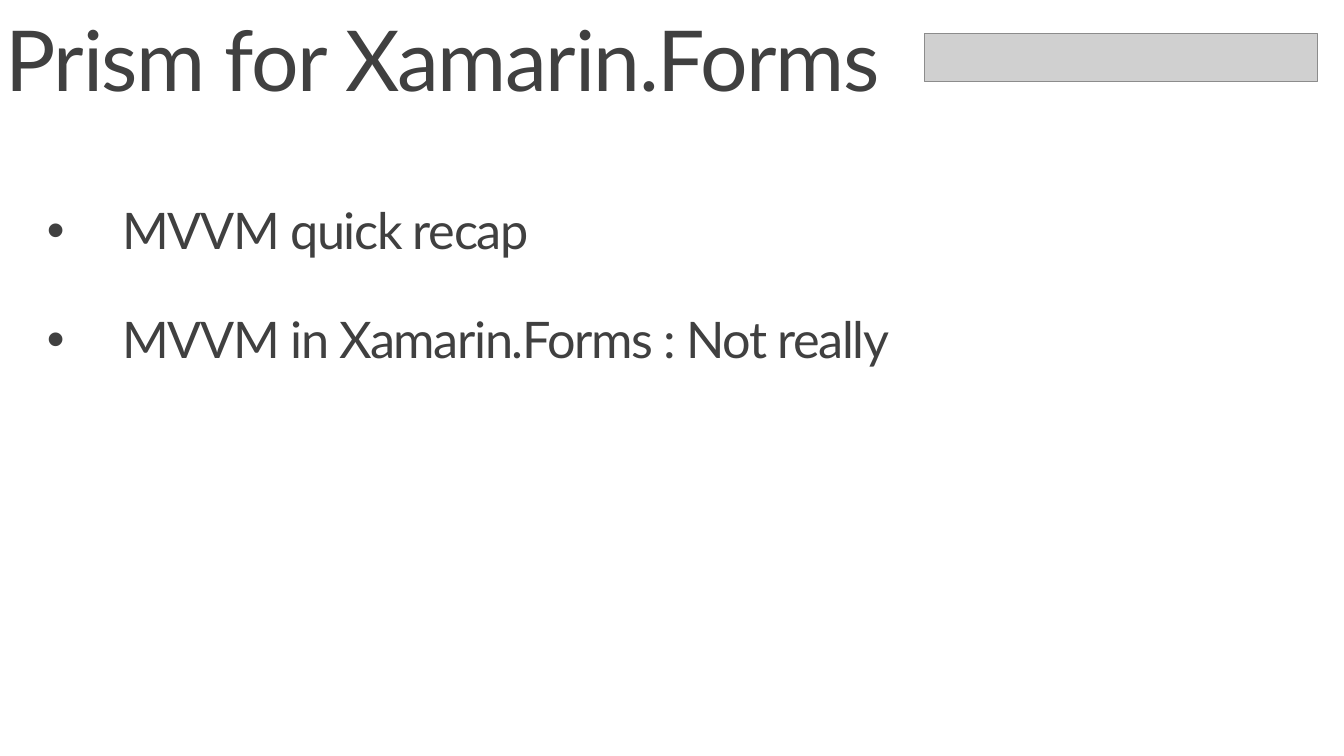
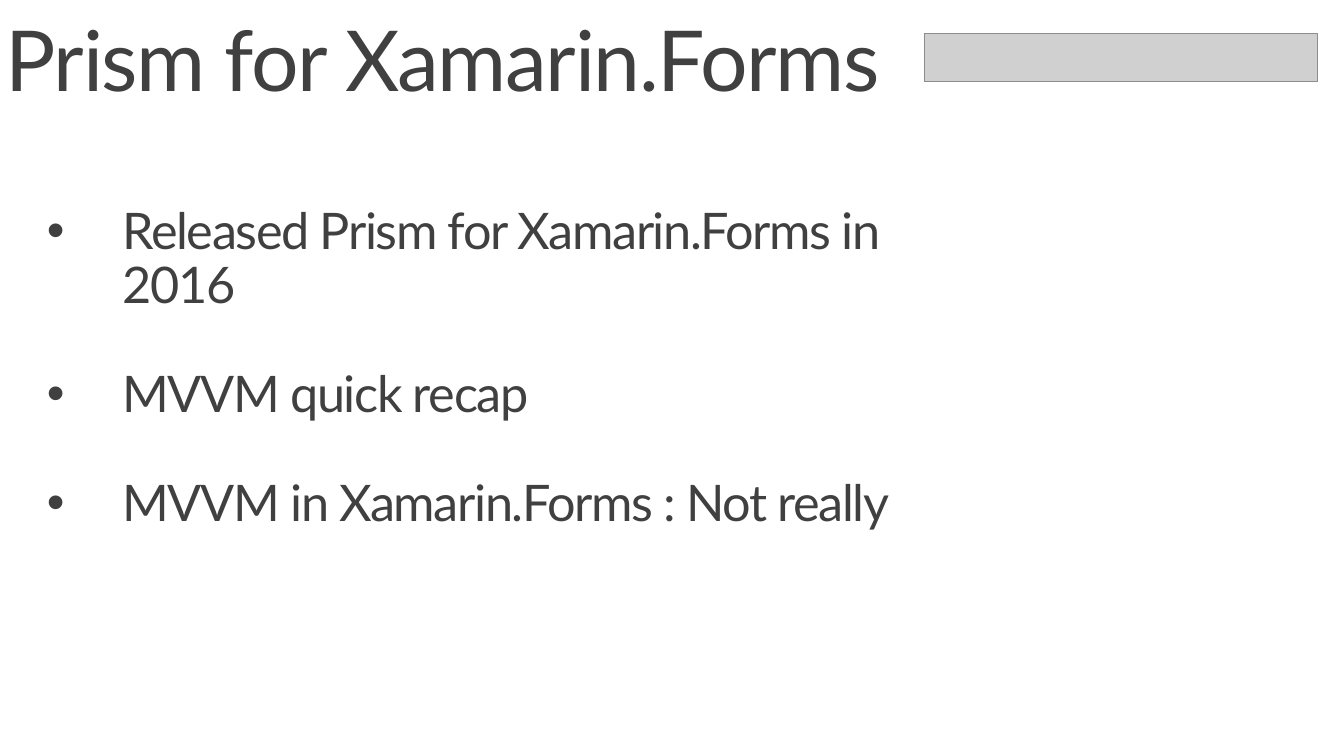
Before and after one commit to Xamariners/PrismDemo, a slide deck: slide 3 of media/PrismDemo.pptx (slide 4 before the commit). Drawn at 1344x756 pixels with LibreOffice and Linux fonts; fonts in the diff are those of the drawing; grey boxes stand for pictures; background and template pictures are left out. Boxes give left, top, right and bottom in pixels: in the first picture for what was removed or moved away, otherwise in the second. Text is boxed around its words. In the diff, an @@ line names an element or a change of style, - is before the commit and + after.

```diff
--- a/media/PrismDemo.pptx
+++ b/media/PrismDemo.pptx
@@ text at (x1=123, y1=212, x2=881, y2=304): paragraph added @@
+• Released Prism for Xamarin.Forms in 2016
```
Also in this commit, not shown: 2 other slides changed, 4 slides added, 1 slide removed.
